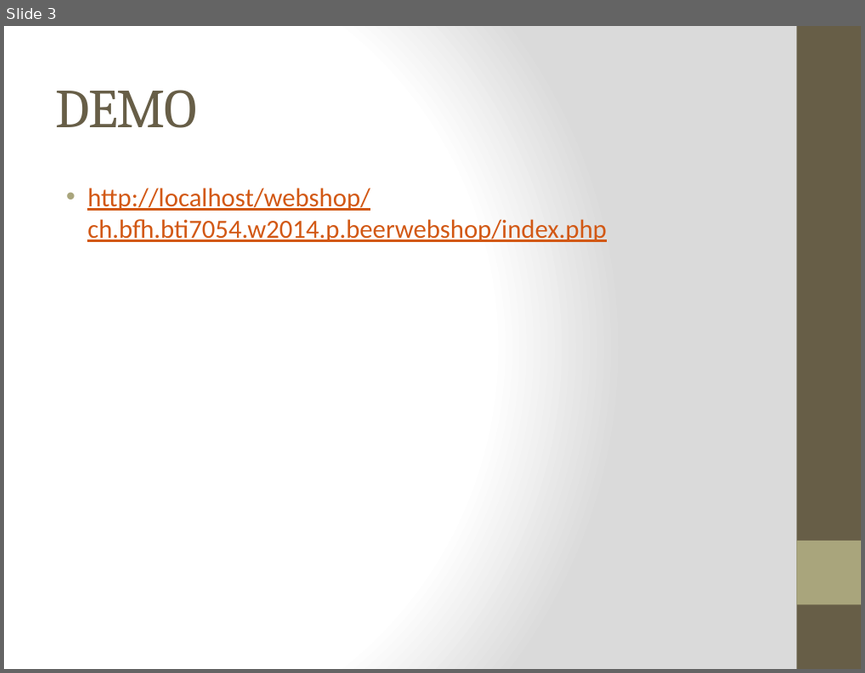
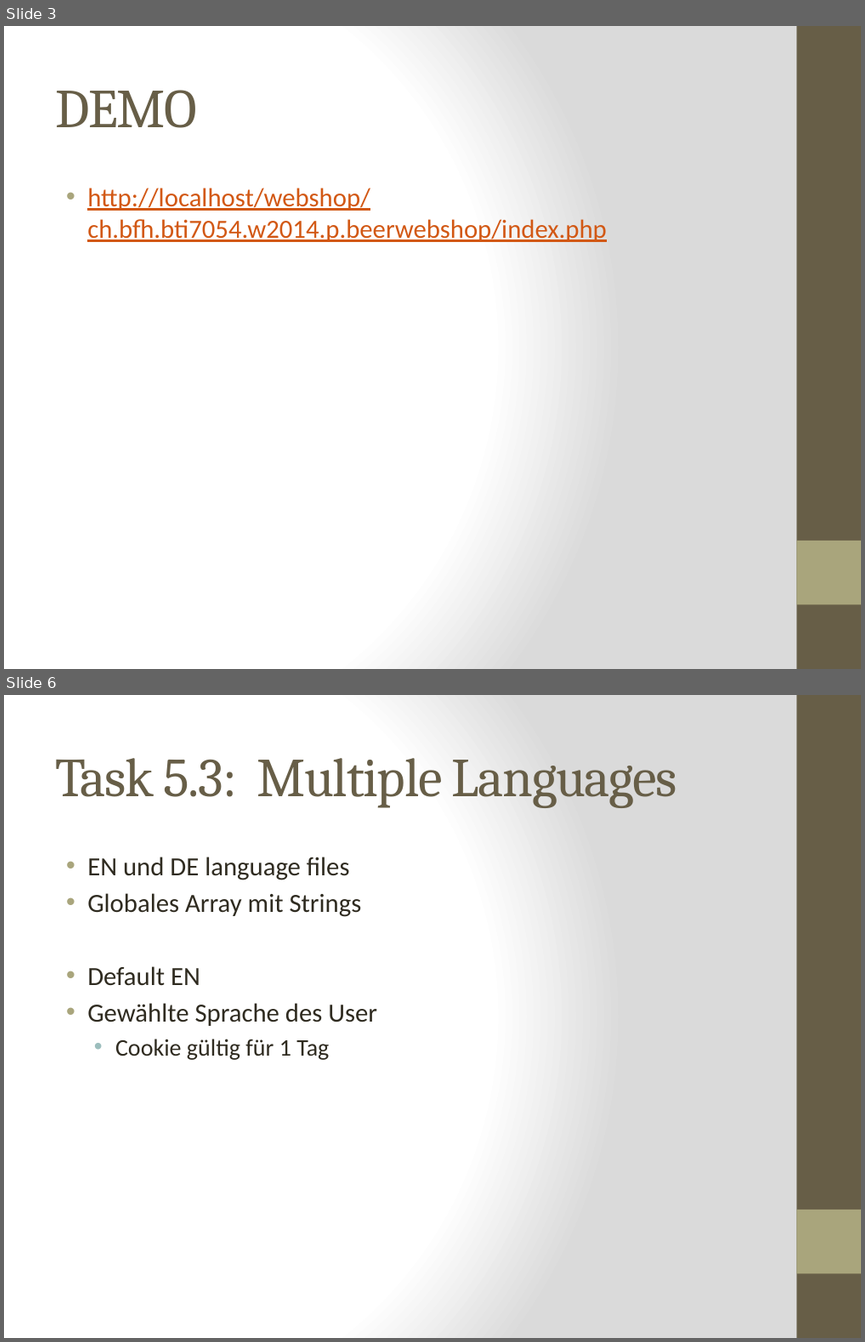
Before and after one commit to kochm8/ch.bfh.bti7054.w2014.p.beerwebshop, a slide deck: doc/Präsentation.pptx. Shown one above the other, each under a label of ours: slide 3 before the commit, slides 3 and 6 after it; the slides between them are not shown. The pictures are 865x673 and 865x1342 pixels, drawn with LibreOffice and Linux fonts; fonts in the diff are those of the drawing. Boxes give left, top, right and bottom in pixels: in the first picture for what was removed or moved away, otherwise in the second. Text is boxed around its words. In the diff, an @@ line names an element or a change of style, - is before the commit and + after.

```diff
--- a/doc/Präsentation.pptx
+++ b/doc/Präsentation.pptx
@@ slide 6 added at (x1=4, y1=695, x2=861, y2=1338), background gradient #FFFFFF to #DADADA; not listed: 2 template elements that a slide beside it also shows @@
@@ title added at (x1=55, y1=758, x2=677, y2=808), 46 pt, text #675E47 @@
+Task 5.3: Multiple Languages
@@ text added at (x1=87, y1=857, x2=377, y2=1060), 22 pt, text #2F2B20 @@
+• EN und DE language files
+• Globales Array mit Strings
+• Default EN
+• Gewählte Sprache des User
+  • Cookie gültig für 1 Tag
```
Also in this commit, not shown: 1 slide changed, 7 other slides added.
